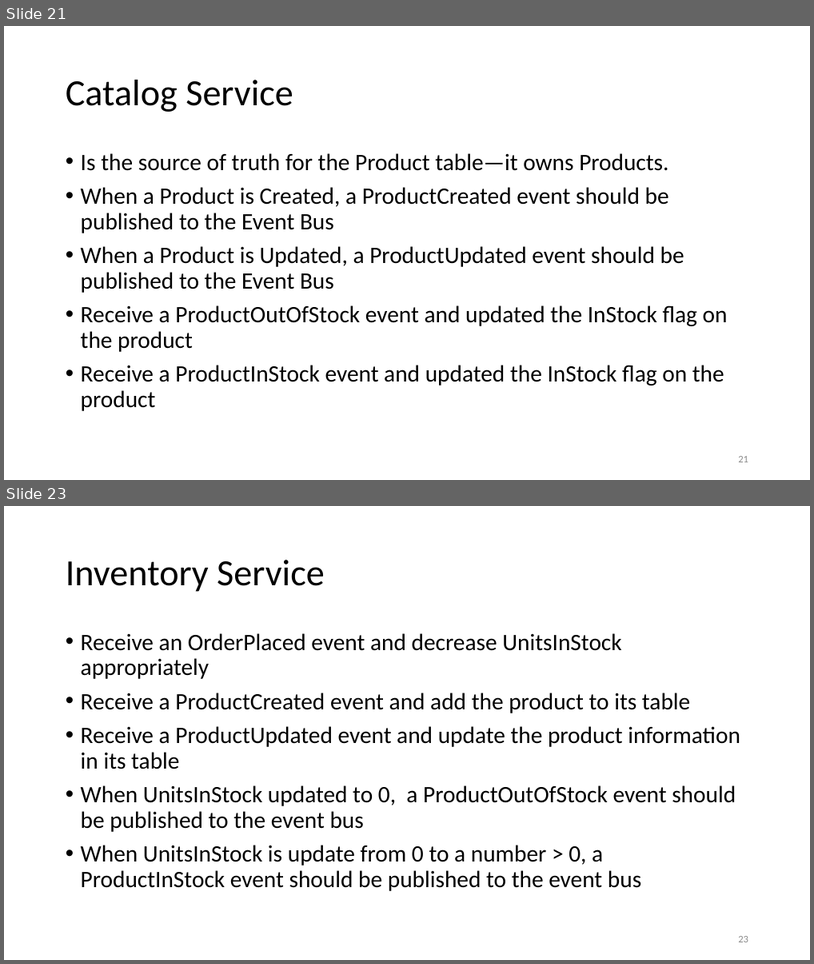
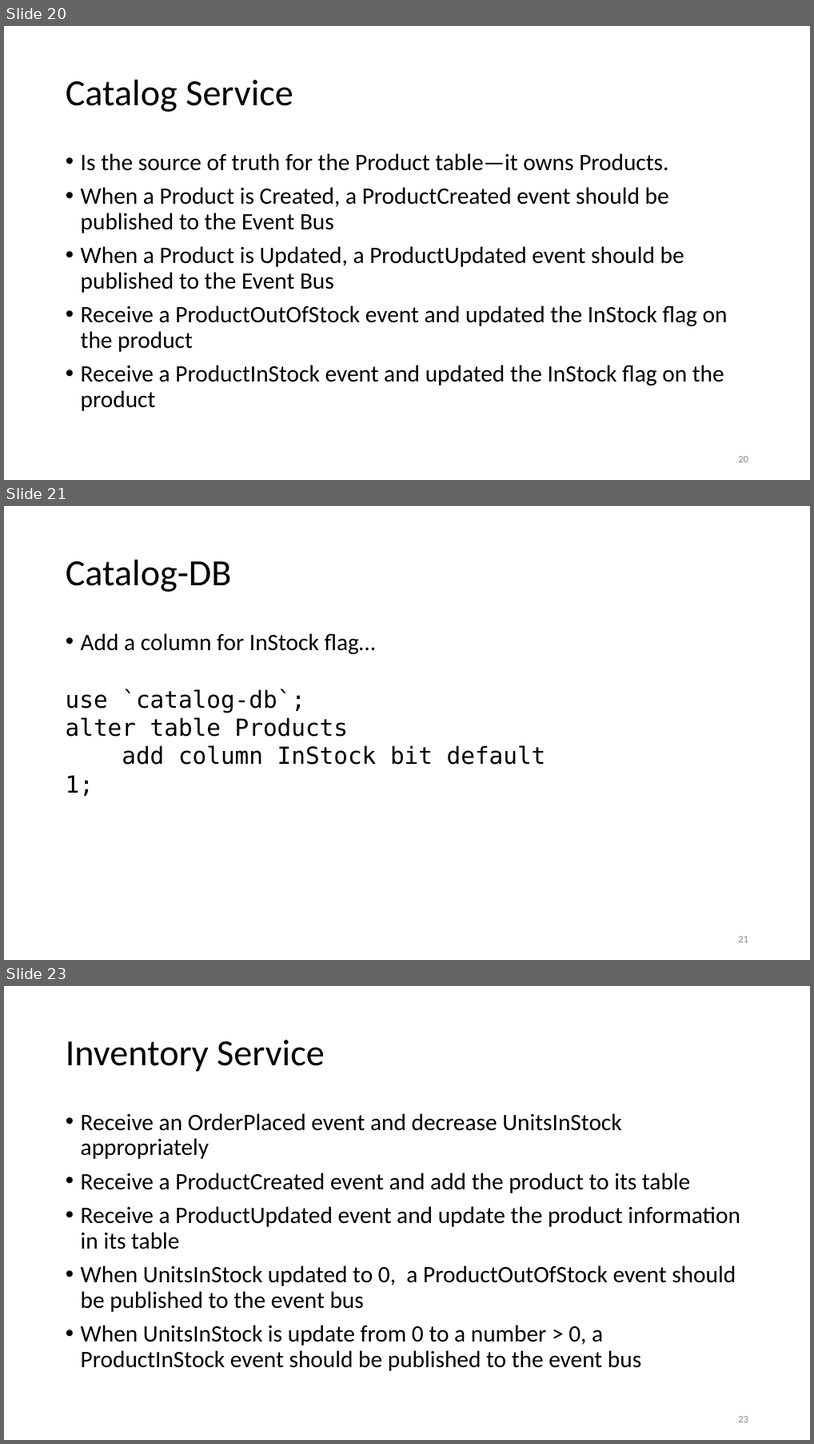
Before and after one commit to jpenniman/java-ms-training, a slide deck: slide-decks/microservices-RI.pptx. Shown one above the other, each under a label of ours: slides 21 and 23 before the commit, slides 20, 21 and 23 after it; the slides between them are not shown. The pictures are 814x964 and 814x1444 pixels, drawn with LibreOffice and Linux fonts; fonts in the diff are those of the drawing; background and template pictures are left out. Boxes give left, top, right and bottom in pixels: in the first picture for what was removed or moved away, otherwise in the second. Text is boxed around its words. In the diff, an @@ line names an element or a change of style, - is before the commit and + after.

```diff
--- a/slide-decks/microservices-RI.pptx
+++ b/slide-decks/microservices-RI.pptx
@@ slide 21 added at (4,506,810,960), background #FFFFFF @@
@@ title added at (66,560,232,592), 44 pt, text #000000 @@
+Catalog-DB
@@ text added at (81,633,376,654), 28 pt, text #000000 @@
+• Add a column for InStock flag…
@@ text added at (66,688,546,764), 28 pt, text #000000 @@
+use `catalog-db`;
+alter table Products
+add column InStock bit default 1;
@@ page number added at (738,936,749,942), 12 pt, text #8C8C8C @@
+21
@@ what was slide 21 is now slide 20 @@
@@ page number at (738,456,749,462): text changed @@
-21
+20
```
Also in this commit, not shown: 7 slides changed, 1 slide removed.
